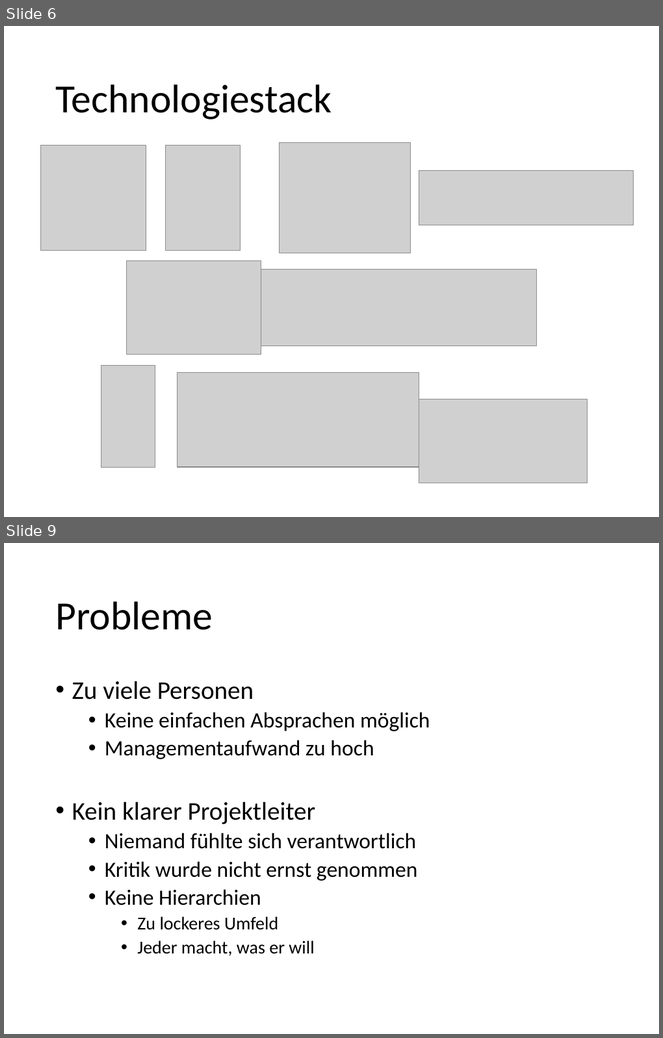
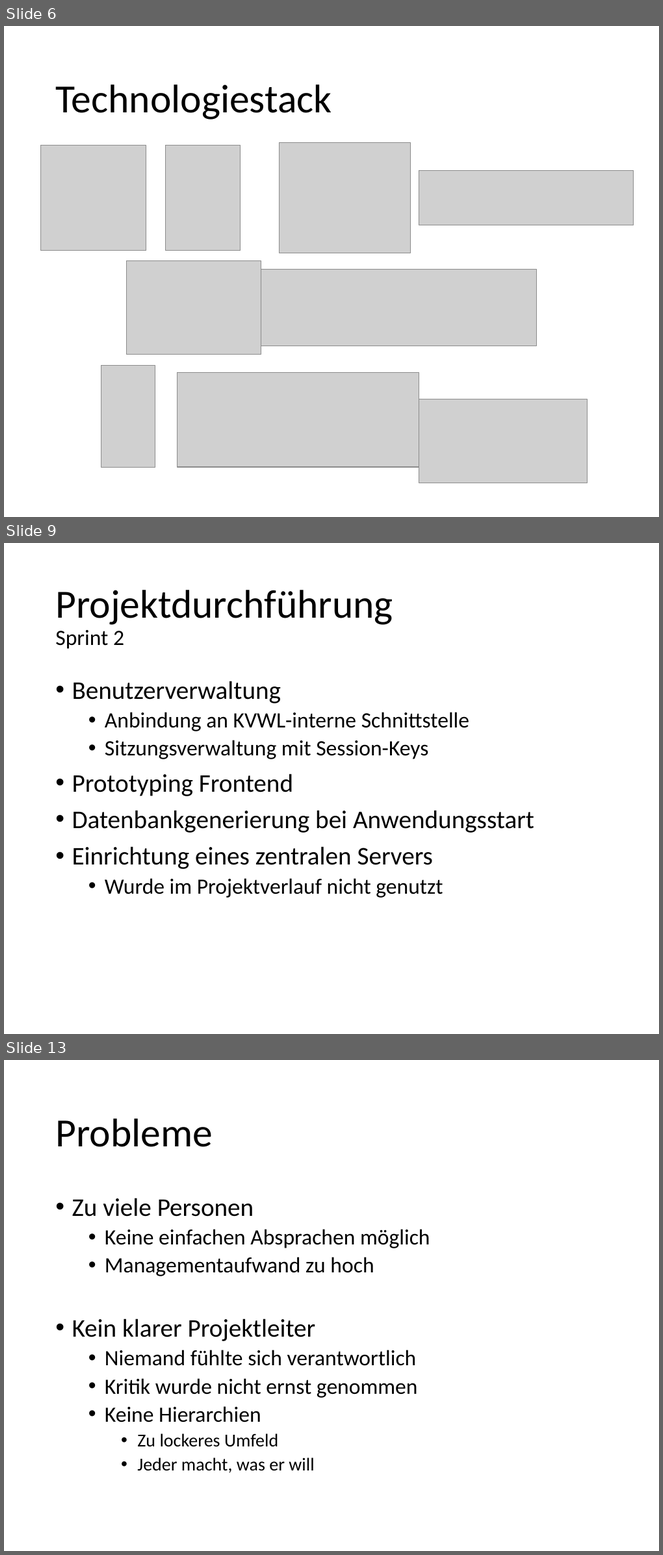
Before and after one commit to kickvinwl/kickvinwl, a slide deck: dokumente/Abschlusspräsentation.pptx. Shown one above the other, each under a label of ours: slides 6 and 9 before the commit, slides 6, 9 and 13 after it; the slides between them are not shown. The pictures are 663x1038 and 663x1555 pixels, drawn with LibreOffice and Linux fonts; fonts in the diff are those of the drawing; grey boxes stand for pictures. Boxes give left, top, right and bottom in pixels: in the first picture for what was removed or moved away, otherwise in the second. Text is boxed around its words. In the diff, an @@ line names an element or a change of style, - is before the commit and + after.

Commit message:
Sprint 2&3

```diff
--- a/dokumente/Abschlusspräsentation.pptx
+++ b/dokumente/Abschlusspräsentation.pptx
@@ slide 9 added at <box>4,543,659,1034</box>, background #FFFFFF @@
@@ title added at <box>55,590,393,649</box>, 44 pt, text #000000 @@
+Projektdurchführung
+Sprint 2
@@ text added at <box>72,681,534,898</box>, 28 pt, text #000000 @@
+• Benutzerverwaltung
+  • Anbindung an KVWL-interne Schnittstelle
+  • Sitzungsverwaltung mit Session-Keys
+• Prototyping Frontend
+• Datenbankgenerierung bei Anwendungsstart
+• Einrichtung eines zentralen Servers
+  • Wurde im Projektverlauf nicht genutzt
@@ what was slide 9 is now slide 13 @@
```
Also in this commit, not shown: 1 slide changed, 4 other slides added, 1 slide removed.
